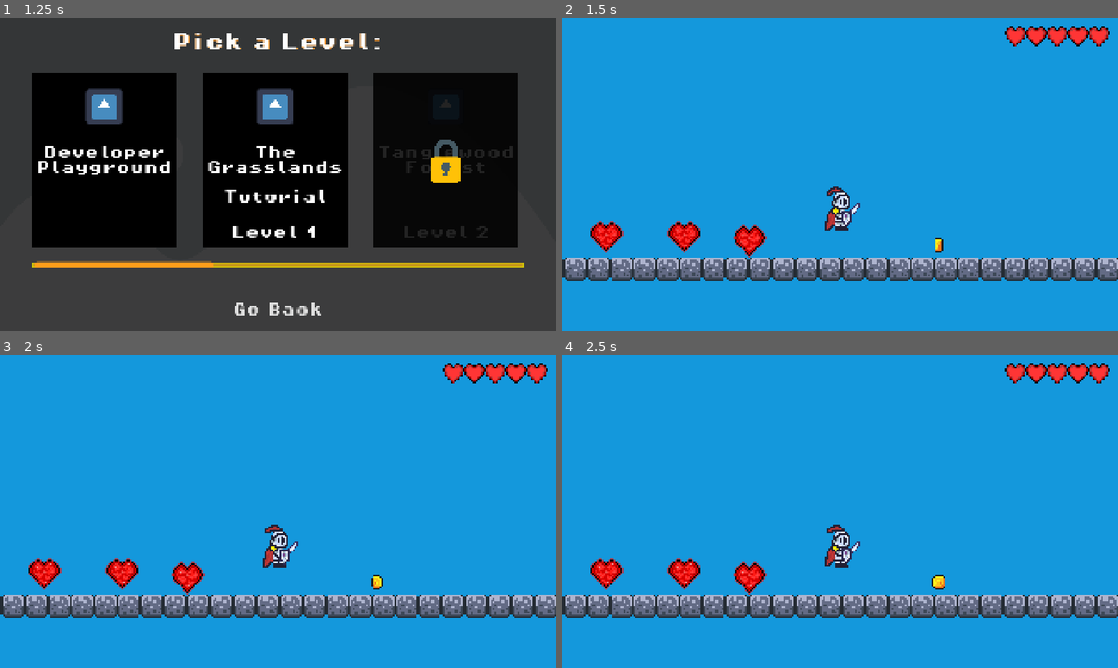
Above: before the commit, frames 1-4 (two rows, left to right).
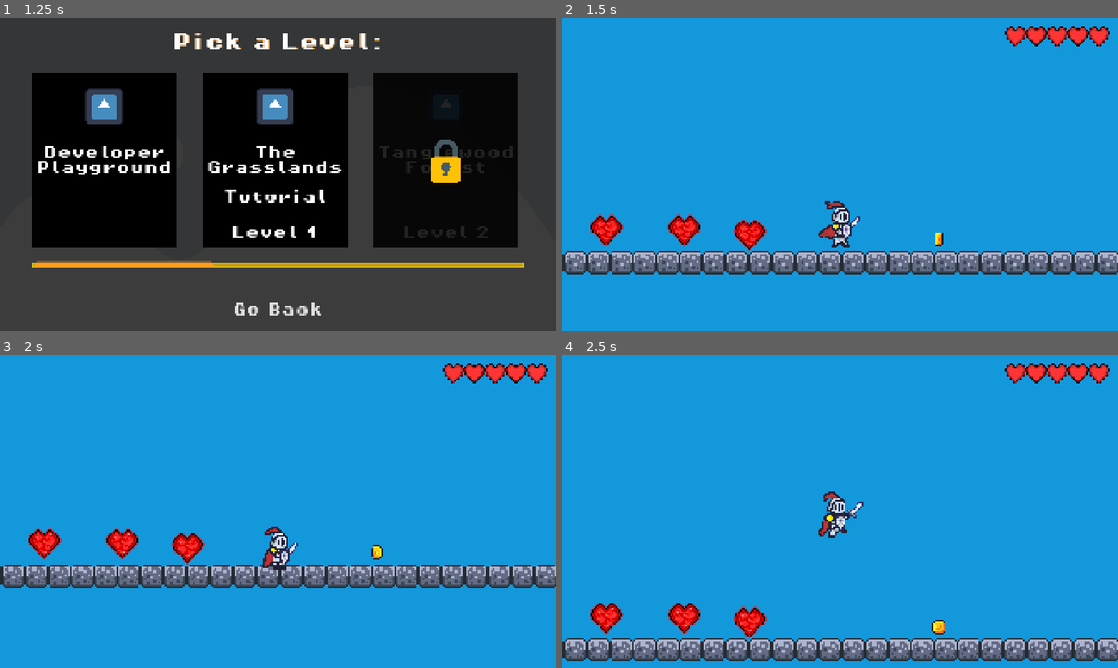
Above: after the commit, the same moments.

Repository: MarcusFDev/2d-action-rpg
Game: Godot game, scene res://scenes/ui/main_menu.tscn
Two runs of this game, one before a commit and one after it. Both use one fixed random seed, a clock stepped at 60 frames per second and the inputs below. The engine's default icon, where the game draws it, is replaced by a stand-in: a white triangle on a blue panel in a dark square.
Inputs (mouse positions are in pixels of both pictures, inside the frame that each line leads up to):
- Up to frame 1 (1.25 s): click "Play" at 0.5 s
- Up to frame 2 (1.5 s): click "Developer Playground" at 1.25 s
- Up to frame 3 (2 s): no input
- Up to frame 4 (2.5 s): tap Enter at 2 s; move the mouse to (962, 495) at 2.02 s; hold Up (ui_up) from 2.03 s (still down); tap Space (jump) at 2.1, 2.27 s; click (962, 495) at 2.17 s

Frame 1 is identical in both runs. In frame 2, 8.8% of the frame differs, in the area x 0-100%, y 53-84%; in frame 3, 16%; in frame 4, 17%, in the area x 0-100%, y 43-98%.
Error before the commit: Invalid access to property or key 'actor_grounded' on a base object of type 'Node (GroundCheckComponent)'. (res://scripts/core/actors/player/player.gd:16)

Commit message:
Change: Function names for readability & consistency.

Diff:
--- a/game/scripts/components/animation_component.gd
+++ b/game/scripts/components/animation_component.gd
@@ -15,9 +15,12 @@
 @onready var actor: Node = get_node_or_null(actor_path)
 @onready var animations: AnimatedSprite2D = get_node_or_null(animations_path)
 
-func animation_flip(_delta: float) -> void:
+func animation_flip() -> void:
 	if actor and animations:
 		if actor.velocity.x != 0:
 			animations.flip_h = actor.velocity.x < 0
 			if enable_debug:
 				print(actor.name, " animation flipped.")
+
+func process_frame() -> void:
+	animation_flip()
--- a/game/scripts/components/ground_check_component.gd
+++ b/game/scripts/components/ground_check_component.gd
@@ -1,5 +1,7 @@
 class_name GroundCheckComponent
 extends Component
+
+signal actor_grounded(actor: Node)
 
 ## Assign the parent entity to the component.
 @export var actor_path: NodePath
@@ -19,9 +21,8 @@
 var grounded_timer: float = 0.0
 var grounded_duration: float = 0.0
 var is_grounded: bool = false
-var was_grounded: bool = false
 
-func apply(delta: float) -> void:
+func process_physics(delta: float) -> void:
 	var on_floor : bool = actor.is_on_floor()
 
 	if on_floor:
@@ -30,17 +31,12 @@
 		if grounded_timer >= grounded_buffer and not is_grounded:
 			is_grounded = true
 			grounded_timer = grounded_buffer
+			actor_grounded.emit(actor)
 			if enable_debug:
-				print(actor.name, " confirmed grounded.")
+				print(actor.name, " | GroundCheckComponent: Actor confirmed grounded.")
 	else:
 		is_grounded = false
 		grounded_timer = 0.0
 		grounded_duration = 0.0
 		if enable_debug:
-			print(actor.name, " lost ground contact.")
-
-func just_landed() -> bool:
-	return is_grounded and not was_grounded
-
-func post_update() -> void:
-	was_grounded = is_grounded
+			print(actor.name, " | GroundCheckComponent: Actor lost ground contact.")
--- a/game/scripts/components/jump_component.gd
+++ b/game/scripts/components/jump_component.gd
@@ -69,6 +69,9 @@
 	gravity = gravity_comp.gravity
 	reset_jump_counter()
 
+func process_physics(delta: float) -> void:
+	update_timer(delta)
+
 # -------------------------
 #  TIMER + COOLDOWN
 # -------------------------
--- a/game/scripts/components/movement_component.gd
+++ b/game/scripts/components/movement_component.gd
@@ -21,6 +21,15 @@
 # Script Variables
 var direction: Variant
 var _timers : Dictionary = {}
+
+func process_physics() -> void:
+	actor.velocity = direction * move_speed
+	if enable_debug:
+		print(
+			"MovementComponent: ", actor.name,
+			" | Direction: ", direction,
+			" | Speed: ", move_speed,
+			" | Velocity X before move: ", actor.velocity.x)
 
 func direction_randomizer(id: String, chance: float, interval: float, delta: float) -> Variant:
 	if interval <= 0:
@@ -64,11 +73,11 @@
 func get_direction() -> Variant:
 	return direction
 
-func apply_physics(_delta: float) -> void:
-	actor.velocity = direction * move_speed
-	if enable_debug:
-		print(
-			"MovementComponent: ", actor.name,
-			" | Direction: ", direction,
-			" | Speed: ", move_speed,
-			" | Velocity X before move: ", actor.velocity.x)
+#func apply_physics(_delta: float) -> void:
+	#actor.velocity = direction * move_speed
+	#if enable_debug:
+		#print(
+			#"MovementComponent: ", actor.name,
+			#" | Direction: ", direction,
+			#" | Speed: ", move_speed,
+			#" | Velocity X before move: ", actor.velocity.x)
